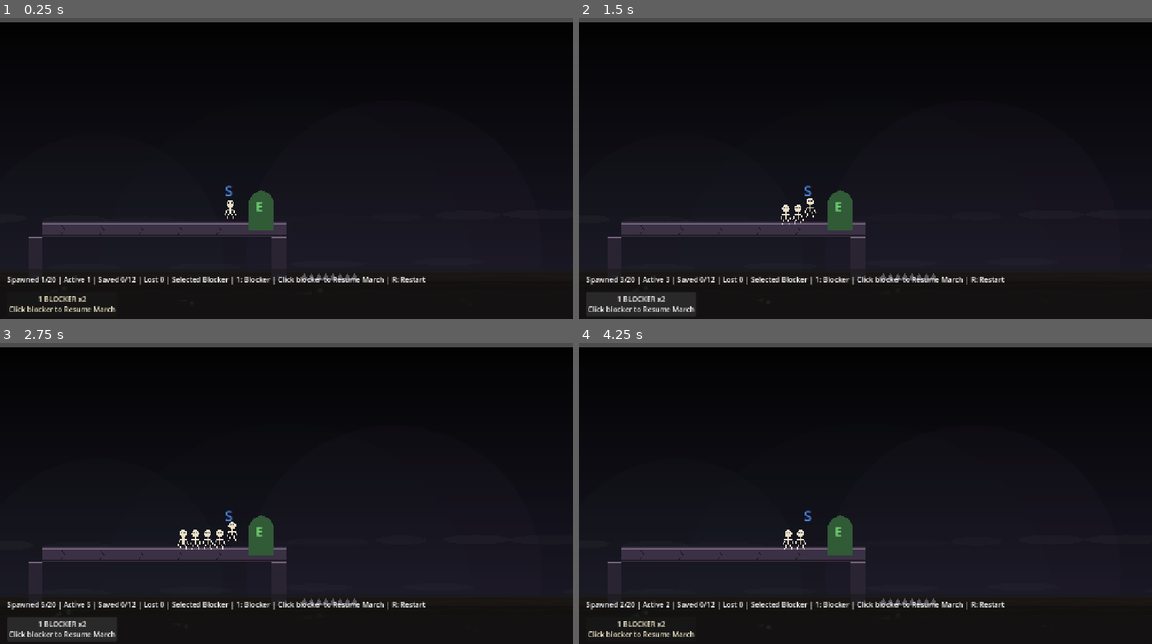
Above: before the commit, frames 1-4 (two rows, left to right).
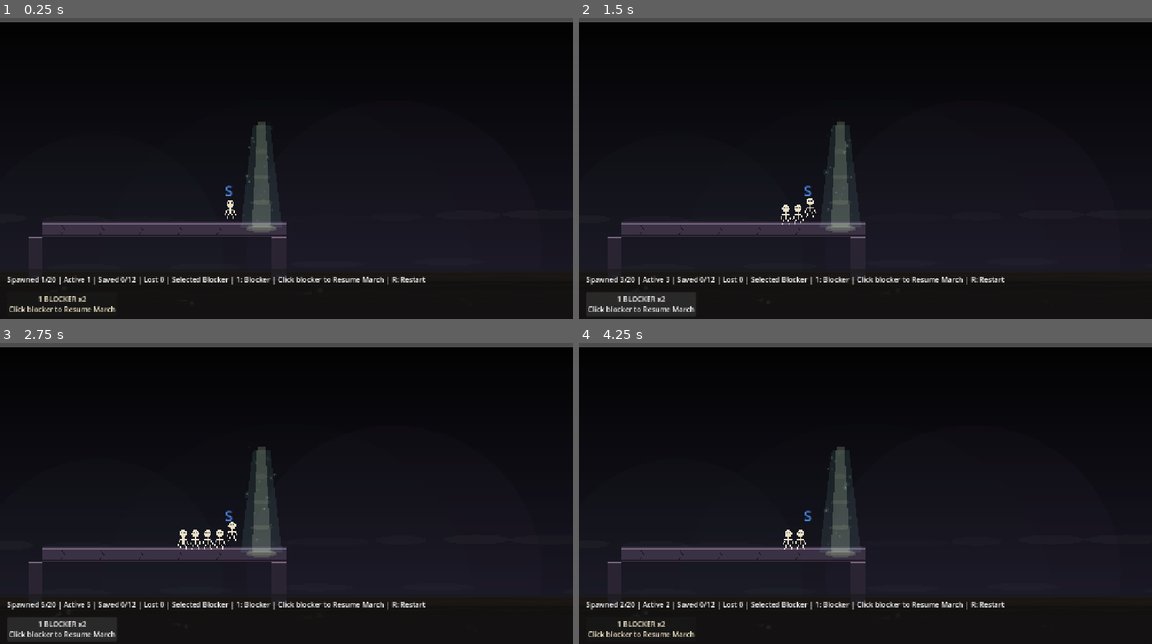
Above: after the commit, the same moments.

Repository: pwshfan1980h/minions-must-march
Game: Godot game, scene res://scenes/GameRoot.tscn
The game is run twice, just before and just after one commit, with the same random seed, the same clock (stepped at 60 frames per second) and the same inputs.
Inputs (mouse positions are in pixels of both pictures, inside the frame that each line leads up to):
- Up to frame 1 (0.25 s): no input
- Up to frame 2 (1.5 s): click "1 BLOCKER x2 Click blocker to…" at 0.5 s; click "1 BLOCKER x2 Click blocker to…" at 1.25 s
- Up to frame 3 (2.75 s): click "1 BLOCKER x2 Click blocker to…" at 2 s
- Up to frame 4 (4.25 s): tap Enter at 2.75 s; move the mouse to (762, 538) at 2.77 s; tap R at 2.85 s; click (762, 538) at 2.92 s; move the mouse to (750, 499) at 3.52 s; tap 1 at 3.6 s; click (750, 499) at 3.67 s

The runs differ from the first frame. In frame 1, 1.0% of the frame differs, in the area x 42-63%, y 34-88%; in frame 2, 1.0%; in frame 3, 1.0%; in frame 4, 1.1%.

Commit message:
Add exit light pillar rescue treatment

Diff:
--- a/scripts/minions/skeleton_minion.gd
+++ b/scripts/minions/skeleton_minion.gd
@@ -55,15 +55,30 @@
 
 	queue_redraw()
 
-func rescue() -> void:
+func rescue(exit_position := Vector2.INF) -> void:
 	if rescued or not alive:
 		return
 	rescued = true
 	alive = false
+	velocity = Vector2.ZERO
+	set_physics_process(false)
+	set_process_input(false)
+	if collision_shape != null:
+		collision_shape.set_deferred("disabled", true)
 	if is_blocker:
 		remove_from_group("blockers")
-	hide()
+
+	var target_x := global_position.x
+	if exit_position != Vector2.INF:
+		target_x = exit_position.x
 	exited.emit(self)
+	var tween := create_tween()
+	tween.set_parallel(true)
+	tween.tween_property(self, "global_position:x", target_x, 0.20).set_trans(Tween.TRANS_SINE).set_ease(Tween.EASE_OUT)
+	tween.tween_property(self, "global_position:y", global_position.y - 86.0, 0.82).set_trans(Tween.TRANS_SINE).set_ease(Tween.EASE_IN_OUT)
+	tween.tween_property(self, "modulate", Color(0.92, 1.0, 0.72, 0.0), 0.82).set_trans(Tween.TRANS_SINE).set_ease(Tween.EASE_IN)
+	tween.tween_property(self, "scale", Vector2(0.52, 0.52), 0.82).set_trans(Tween.TRANS_SINE).set_ease(Tween.EASE_IN)
+	await tween.finished
 	queue_free()
 
 func become_blocker() -> bool:
--- a/scripts/objects/object_root.gd
+++ b/scripts/objects/object_root.gd
@@ -2,20 +2,26 @@
 
 signal minion_entered_exit(minion: Node)
 
-const SPIKE_KILL_Y := 560.0
+const EXIT_LIGHT_HEIGHT := 210.0
+const EXIT_LIGHT_WIDTH := 68.0
+
 var exit_area: Area2D
-var spike_rect := Rect2(576, 544, 128, 32)
+var exit_position := Vector2.ZERO
+var _time := 0.0
+var _mote_specs: Array[Dictionary] = []
 
 func _ready() -> void:
+	_build_motes()
 	_build_placeholder_objects()
+	queue_redraw()
 
-func _physics_process(_delta: float) -> void:
-	_check_spikes()
+func _process(delta: float) -> void:
+	_time += delta
+	queue_redraw()
 
 func _build_placeholder_objects() -> void:
 	_add_spawn_marker(Vector2(520, 420))
 	_add_exit(Vector2(584, 448))
-	_add_spikes(Vector2(672, SPIKE_KILL_Y), 128)
 
 func _add_spawn_marker(pos: Vector2) -> void:
 	var marker := Label.new()
@@ -26,8 +32,9 @@
 	add_child(marker)
 
 func _add_exit(pos: Vector2) -> void:
+	exit_position = pos
 	exit_area = Area2D.new()
-	exit_area.name = "ExitArea"
+	exit_area.name = "ExitLightArea"
 	exit_area.position = pos
 	exit_area.collision_layer = 0
 	exit_area.collision_mask = 2
@@ -36,46 +43,77 @@
 
 	var shape := CollisionShape2D.new()
 	var rect := RectangleShape2D.new()
-	rect.size = Vector2(56, 72)
+	rect.size = Vector2(62, 96)
 	shape.shape = rect
-	shape.position = Vector2(0, -24)
+	shape.position = Vector2(0, -42)
 	exit_area.add_child(shape)
 
-	var arch := Polygon2D.new()
-	arch.color = Color("315a36")
-	arch.polygon = PackedVector2Array([
-		Vector2(-28, 16), Vector2(28, 16), Vector2(28, -48),
-		Vector2(18, -64), Vector2(0, -72), Vector2(-18, -64), Vector2(-28, -48)
+func _build_motes() -> void:
+	_mote_specs.clear()
+	for i in 18:
+		_mote_specs.append({
+			"x": -34.0 + float((i * 19) % 69),
+			"phase": float(i) * 0.57,
+			"speed": 0.55 + float((i * 7) % 9) * 0.055,
+			"size": 1.2 + float((i * 5) % 8) * 0.18,
+			"drift": -7.0 + float((i * 13) % 15),
+		})
+
+func _draw() -> void:
+	if exit_position == Vector2.ZERO:
+		return
+	_draw_exit_light(exit_position)
+
+func _draw_exit_light(pos: Vector2) -> void:
+	var base := pos + Vector2(0, 12)
+	var top := base + Vector2(0, -EXIT_LIGHT_HEIGHT)
+
+	# A soft vertical pillar: loosely afterlife/pop-culture ascension, not an explicit symbol.
+	var outer := PackedVector2Array([
+		base + Vector2(-EXIT_LIGHT_WIDTH * 0.68, 0),
+		base + Vector2(EXIT_LIGHT_WIDTH * 0.68, 0),
+		top + Vector2(EXIT_LIGHT_WIDTH * 0.28, -20),
+		top + Vector2(-EXIT_LIGHT_WIDTH * 0.28, -20),
 	])
-	exit_area.add_child(arch)
+	draw_colored_polygon(outer, Color(0.54, 0.82, 0.78, 0.105))
 
-	var glow := Label.new()
-	glow.position = Vector2(-13, -58)
-	glow.text = "E"
-	glow.add_theme_color_override("font_color", Color("73d677"))
-	glow.add_theme_font_size_override("font_size", 30)
-	exit_area.add_child(glow)
+	var core := PackedVector2Array([
+		base + Vector2(-EXIT_LIGHT_WIDTH * 0.32, 0),
+		base + Vector2(EXIT_LIGHT_WIDTH * 0.32, 0),
+		top + Vector2(EXIT_LIGHT_WIDTH * 0.13, -28),
+		top + Vector2(-EXIT_LIGHT_WIDTH * 0.13, -28),
+	])
+	draw_colored_polygon(core, Color(0.86, 0.95, 0.78, 0.19))
 
-func _add_spikes(pos: Vector2, width: int) -> void:
-	spike_rect = Rect2(pos.x, pos.y - 16, width, 32)
-	var spike_color := Color("b9b0c8")
-	for x in range(0, width, 16):
-		var tri := Polygon2D.new()
-		tri.color = spike_color
-		tri.polygon = PackedVector2Array([
-			pos + Vector2(x, 16),
-			pos + Vector2(x + 8, 0),
-			pos + Vector2(x + 16, 16),
-		])
-		add_child(tri)
+	for i in 5:
+		var t := float(i) / 4.0
+		var y := lerpf(base.y, top.y - 18.0, t)
+		var width := lerpf(62.0, 18.0, t)
+		var alpha := lerpf(0.12, 0.025, t)
+		_draw_soft_ellipse(Rect2(pos.x - width / 2.0, y - 5.0, width, 10.0), Color(0.95, 0.95, 0.72, alpha))
+
+	_draw_soft_ellipse(Rect2(pos.x - 34.0, base.y - 8.0, 68.0, 18.0), Color(0.78, 0.95, 0.70, 0.17))
+
+	for spec in _mote_specs:
+		var phase := _time * float(spec["speed"]) + float(spec["phase"])
+		var cycle := fposmod(phase, 1.0)
+		var y := lerpf(base.y + 8.0, top.y - 42.0, cycle)
+		var x := pos.x + float(spec["x"]) + sin(phase * TAU) * float(spec["drift"])
+		var alpha := sin(cycle * PI) * 0.58
+		var size := float(spec["size"]) * (0.75 + sin(phase * TAU * 0.7) * 0.18)
+		draw_circle(Vector2(x, y), size * 2.8, Color(0.55, 0.88, 0.76, alpha * 0.14))
+		draw_circle(Vector2(x, y), size, Color(0.95, 0.96, 0.76, alpha * 0.42))
+
+func _draw_soft_ellipse(rect: Rect2, color: Color) -> void:
+	var points := PackedVector2Array()
+	var center := rect.get_center()
+	var radius := rect.size / 2.0
+	for i in 28:
+		var angle := TAU * float(i) / 28.0
+		points.append(center + Vector2(cos(angle) * radius.x, sin(angle) * radius.y))
+	draw_colored_polygon(points, color)
 
 func _on_exit_body_entered(body: Node) -> void:
 	if body.is_in_group("minions") and body.has_method("rescue"):
 		minion_entered_exit.emit(body)
-		body.rescue()
-
-func _check_spikes() -> void:
-	for minion in get_tree().get_nodes_in_group("minions"):
-		if is_instance_valid(minion) and spike_rect.has_point(minion.global_position):
-			if minion.has_method("_die"):
-				minion._die()
+		body.rescue(exit_position)
Not shown, changed: docs/asset-sizing-plan.md
Not shown, changed: docs/mechanics-spec.md
Not shown, changed: docs/progress-log.md
Not shown, changed: docs/project-plan.md
Not shown, changed: docs/starter-levels.md
Not shown, changed: docs/tech-stack-options.md
